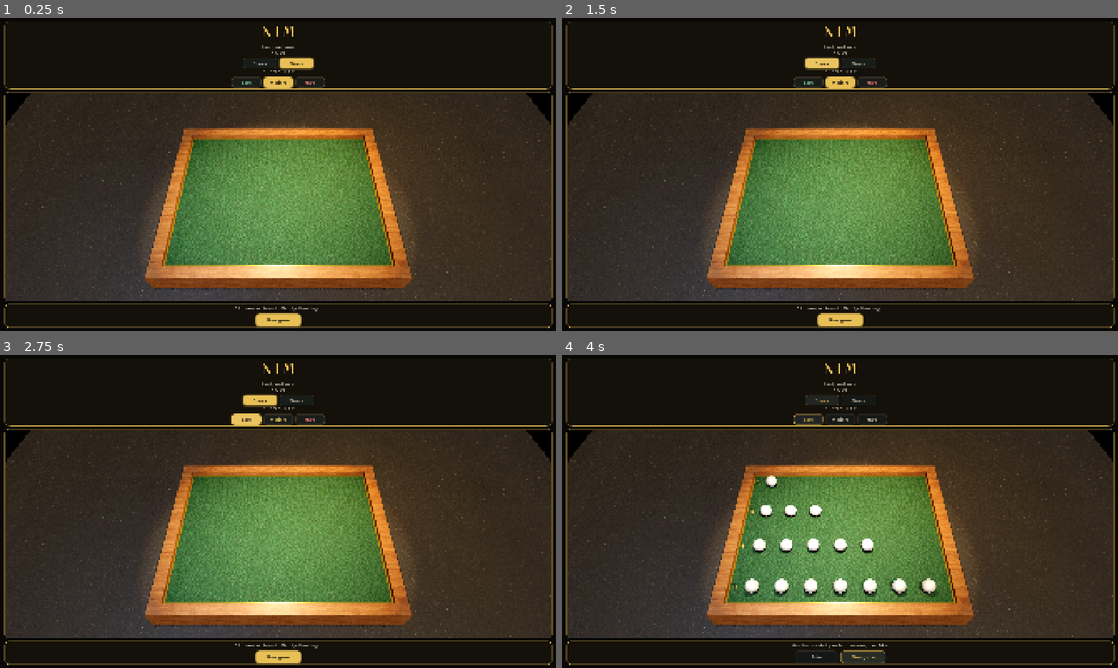
Above: before the commit, frames 1-4 (two rows, left to right).
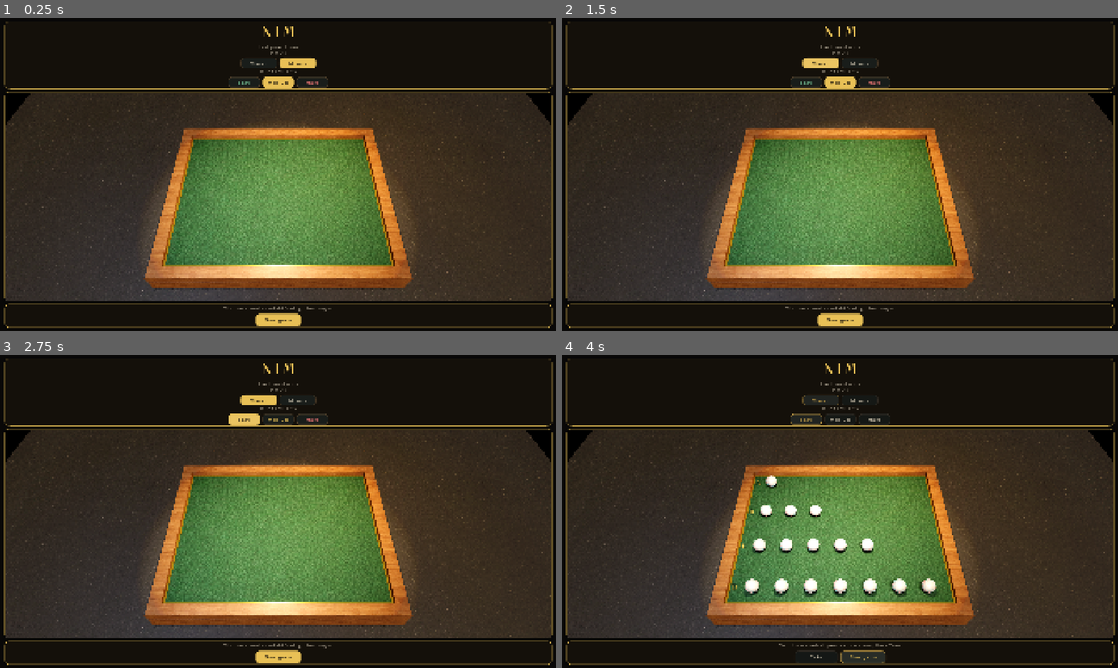
Above: after the commit, the same moments.

Repository: null6942/nim-godot
Game: Godot game, scene res://main.tscn
Same seed, same stepped clock (60 frames per second), same inputs: the game is played once before the commit and once after it.
Inputs:
- Up to frame 1 (0.25 s): no input
- Up to frame 2 (1.5 s): click "Classic" at 0.5 s; click "Classic" at 1.25 s
- Up to frame 3 (2.75 s): click "Easy" at 2 s
- Up to frame 4 (4 s): click "Easy" at 2.75 s; click "New game" at 3.5 s

The runs differ from the first frame. In frame 1, 0.5% of the frame differs, in the area x 40-60%, y 8-100%; in frame 2, 0.5%; in frame 3, 0.5%; in frame 4, 0.4%.

Commit message:
Open HUD letter spacing and drop fuzzy type effects.
Figtree body/buttons now use positive glyph tracking; MODE/DIFFICULTY use a more open Regular cut. Remove title outlines, button glow, and status fade so setup labels stay sharp.

Co-authored-by: null6942 <null6942@users.noreply.github.com>

Diff:
--- a/main.gd
+++ b/main.gd
@@ -42,6 +42,7 @@
 var font_title: Font
 var font_ui: Font
 var font_ui_bold: Font
+var font_ui_caps: Font
 
 var world: Node3D
 var pearls_root: Node3D
@@ -63,7 +64,6 @@
 var sfx_click: AudioStreamPlayer
 var sfx_take: AudioStreamPlayer
 var _result_tween: Tween
-var _status_tween: Tween
 
 func _ready() -> void:
 	_load_fonts()
@@ -85,16 +85,21 @@
 			get_viewport().set_input_as_handled()
 
 func _load_fonts() -> void:
-	font_title = _font("res://fonts/Fraunces-SemiBold.ttf")
-	font_ui = _font("res://fonts/Figtree-Regular.ttf")
-	font_ui_bold = _font("res://fonts/Figtree-SemiBold.ttf")
+	var title_raw := _font("res://fonts/Fraunces-SemiBold.ttf")
+	var ui_raw := _font("res://fonts/Figtree-Regular.ttf")
+	var bold_raw := _font("res://fonts/Figtree-SemiBold.ttf")
+	# Positive glyph spacing is pixels; Figtree reads condensed without it.
+	font_title = _tracked_font(title_raw, 12)
+	font_ui = _tracked_font(ui_raw, 2)
+	font_ui_bold = _tracked_font(bold_raw, 2)
+	font_ui_caps = _tracked_font(ui_raw, 6)
 
 func _tracked_font(font: Font, spacing: int) -> Font:
 	if font == null:
 		return null
 	var fv := FontVariation.new()
 	fv.base_font = font
-	fv.spacing_glyph = spacing
+	fv.set_spacing(TextServer.SPACING_GLYPH, spacing)
 	return fv
 
 func _font(path: String) -> Font:
@@ -117,14 +122,18 @@
 		return ImageTexture.create_from_image(img)
 	return null
 
-func _apply_font(ctrl: Control, font: Font, size: int, color: Color, outline := false) -> void:
+func _apply_font(ctrl: Control, font: Font, size: int, color: Color) -> void:
 	if font:
 		ctrl.add_theme_font_override("font", font)
 	ctrl.add_theme_font_size_override("font_size", size)
 	ctrl.add_theme_color_override("font_color", color)
-	if outline:
-		ctrl.add_theme_color_override("font_outline_color", Color(0, 0, 0, 0.4))
-		ctrl.add_theme_constant_override("outline_size", 3)
+	# Solid fill only: outlines/shadows ghost on gold-on-dark HUD type.
+	ctrl.add_theme_color_override("font_outline_color", Color(0, 0, 0, 0))
+	ctrl.add_theme_constant_override("outline_size", 0)
+	ctrl.add_theme_color_override("font_shadow_color", Color(0, 0, 0, 0))
+	ctrl.add_theme_constant_override("shadow_offset_x", 0)
+	ctrl.add_theme_constant_override("shadow_offset_y", 0)
+	ctrl.add_theme_constant_override("shadow_outline_size", 0)
 
 func _box(bg: Color, border: Color, width: int, radius: int, pad: int) -> StyleBoxFlat:
 	var s := StyleBoxFlat.new()
@@ -139,12 +148,6 @@
 	s.content_margin_bottom = pad * 0.55
 	return s
 
-func _glow(s: StyleBoxFlat) -> StyleBoxFlat:
-	s.shadow_color = Color(GOLD.r, GOLD.g, GOLD.b, 0.28)
-	s.shadow_size = 5
-	s.shadow_offset = Vector2(0, 1)
-	return s
-
 func _plaque(pad: int) -> StyleBoxFlat:
 	var s := _box(Color(INK.r, INK.g, INK.b, 0.72), Color(GOLD.r, GOLD.g, GOLD.b, 0.48), CHROME_BORDER, CHROME_RADIUS_PLAQUE, pad)
 	s.shadow_color = Color(0, 0, 0, 0.22)
@@ -167,7 +170,7 @@
 	lab.text = text
 	lab.horizontal_alignment = HORIZONTAL_ALIGNMENT_CENTER
 	lab.mouse_filter = Control.MOUSE_FILTER_IGNORE
-	_apply_font(lab, _tracked_font(font_ui_bold if font_ui_bold else font_ui, 4), 13, MUTED)
+	_apply_font(lab, font_ui_caps if font_ui_caps else font_ui, 13, MUTED)
 	return lab
 
 func _style_button(btn: Button, selected: bool, locked := false) -> void:
@@ -197,9 +200,9 @@
 		btn.add_theme_color_override("font_pressed_color", locked_ink)
 		btn.add_theme_color_override("font_disabled_color", locked_ink)
 	elif selected:
-		pressed = _glow(_box(GOLD, GOLD, CHROME_BORDER, radius, pad))
+		pressed = _box(GOLD, GOLD, CHROME_BORDER, radius, pad)
 		normal = pressed
-		hover = _glow(_box(GOLD.lightened(0.07), GOLD, CHROME_BORDER, radius, pad))
+		hover = _box(GOLD.lightened(0.07), GOLD, CHROME_BORDER, radius, pad)
 		disabled = muted_box
 		btn.add_theme_color_override("font_color", INK)
 		btn.add_theme_color_override("font_hover_color", INK)
@@ -222,6 +225,9 @@
 	if font_ui_bold:
 		btn.add_theme_font_override("font", font_ui_bold)
 	btn.add_theme_font_size_override("font_size", 16)
+	btn.add_theme_color_override("font_outline_color", Color(0, 0, 0, 0))
+	btn.add_theme_constant_override("outline_size", 0)
+	btn.add_theme_color_override("font_shadow_color", Color(0, 0, 0, 0))
 	btn.mouse_default_cursor_shape = Control.CURSOR_ARROW if locked or btn.disabled else Control.CURSOR_POINTING_HAND
 	btn.focus_mode = Control.FOCUS_NONE
 
@@ -463,7 +469,7 @@
 	title.text = "NIM"
 	title.horizontal_alignment = HORIZONTAL_ALIGNMENT_CENTER
 	title.mouse_filter = Control.MOUSE_FILTER_IGNORE
-	_apply_font(title, _tracked_font(font_title, 12), 48, GOLD, true)
+	_apply_font(title, font_title, 48, GOLD)
 	top.add_child(title)
 
 	top.add_child(_hairline(72.0, 0.78))
@@ -471,7 +477,7 @@
 	subtitle = Label.new()
 	subtitle.horizontal_alignment = HORIZONTAL_ALIGNMENT_CENTER
 	subtitle.mouse_filter = Control.MOUSE_FILTER_IGNORE
-	_apply_font(subtitle, font_ui_bold if font_ui_bold else font_ui, 16, MUTED)
+	_apply_font(subtitle, font_ui, 16, MUTED)
 	top.add_child(subtitle)
 
 	top.add_child(_section_label("MODE"))
@@ -482,7 +488,7 @@
 	top.add_child(mode_row)
 	for m in [PlayMode.CLASSIC, PlayMode.MISERE]:
 		var btn := _mk_btn(MODE_LABELS[m], false)
-		btn.custom_minimum_size = Vector2(118, 38)
+		btn.custom_minimum_size = Vector2(126, 38)
 		var captured: int = m
 		btn.pressed.connect(func(): _set_play_mode(captured))
 		mode_row.add_child(btn)
@@ -496,7 +502,7 @@
 	top.add_child(diff_row)
 	for d in [Difficulty.EASY, Difficulty.MEDIUM, Difficulty.HARD]:
 		var btn := _mk_btn(DIFF_LABELS[d], false)
-		btn.custom_minimum_size = Vector2(102, 38)
+		btn.custom_minimum_size = Vector2(110, 38)
 		var captured_d: int = d
 		btn.pressed.connect(func(): _set_difficulty(captured_d))
 		diff_row.add_child(btn)
@@ -575,13 +581,13 @@
 	result_title = Label.new()
 	result_title.horizontal_alignment = HORIZONTAL_ALIGNMENT_CENTER
 	result_title.mouse_filter = Control.MOUSE_FILTER_IGNORE
-	_apply_font(result_title, font_title, 38, GOLD, true)
+	_apply_font(result_title, font_title, 38, GOLD)
 	result_box.add_child(result_title)
 	result_box.add_child(_hairline(56.0, 0.72))
 	result_sub = Label.new()
 	result_sub.horizontal_alignment = HORIZONTAL_ALIGNMENT_CENTER
 	result_sub.mouse_filter = Control.MOUSE_FILTER_IGNORE
-	_apply_font(result_sub, font_ui_bold if font_ui_bold else font_ui, 17, MUTED)
+	_apply_font(result_sub, font_ui, 17, MUTED)
 	result_box.add_child(result_sub)
 
 	var bottom_plaque := PanelContainer.new()
@@ -602,7 +608,7 @@
 	status_label.size_flags_horizontal = Control.SIZE_EXPAND_FILL
 	status_label.autowrap_mode = TextServer.AUTOWRAP_WORD_SMART
 	status_label.mouse_filter = Control.MOUSE_FILTER_IGNORE
-	_apply_font(status_label, font_ui_bold if font_ui_bold else font_ui, 16, MUTED)
+	_apply_font(status_label, font_ui, 16, MUTED)
 	bottom.add_child(status_label)
 
 	rules_label = Label.new()
@@ -1124,8 +1130,4 @@
 	if status_label == null:
 		return
 	status_label.text = msg
-	if _status_tween and _status_tween.is_valid():
-		_status_tween.kill()
-	status_label.modulate.a = 0.35
-	_status_tween = create_tween()
-	_status_tween.tween_property(status_label, "modulate:a", 1.0, 0.22).set_trans(Tween.TRANS_QUAD).set_ease(Tween.EASE_OUT)
+	status_label.modulate.a = 1.0
Not shown, changed: builds/web/cachebust.js
Not shown, changed: builds/web/index.html
Not shown, changed: builds/web/index.pck
